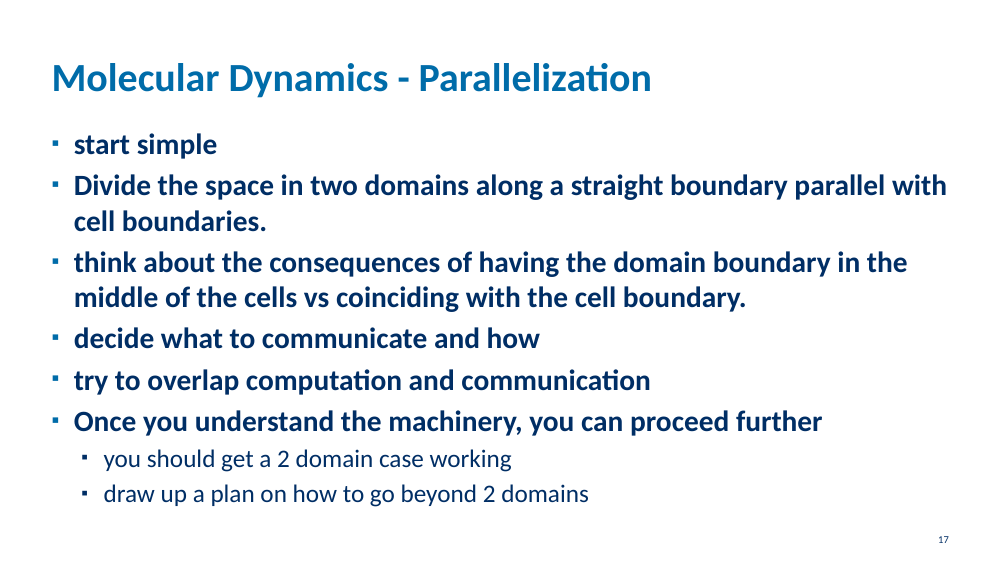
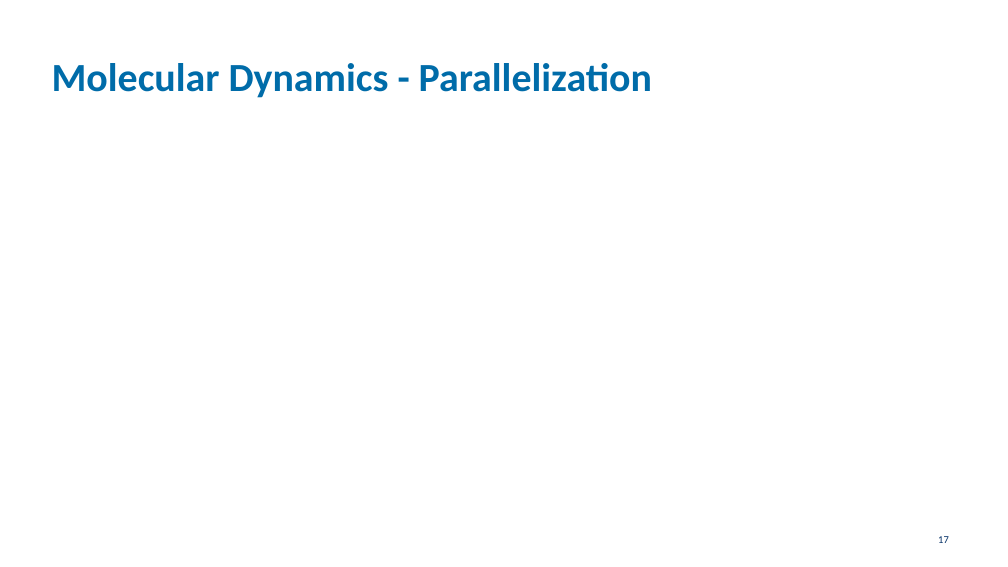
Before and after one commit to etijskens/pp, a slide deck: slide 17 of course-material/assignment-2021.pptx. Drawn at 1008x567 pixels with LibreOffice and Linux fonts; fonts in the diff are those of the drawing; grey boxes stand for pictures; background and template pictures are left out. Boxes give left, top, right and bottom in pixels: in the first picture for what was removed or moved away, otherwise in the second. Text is boxed around its words. In the diff, an @@ line names an element or a change of style, - is before the commit and + after.

```diff
--- a/course-material/assignment-2021.pptx
+++ b/course-material/assignment-2021.pptx
@@ text removed at (74,133,947,507) @@
-▪ start simple
-▪ Divide the space in two domains along a straight boundary parallel with cell boundaries.
-▪ think about the consequences of having the domain boundary in the middle of the cells vs coinciding with the cell boundary.
-▪ decide what to communicate and how
-▪ try to overlap computation and communication
-▪ Once you understand the machinery, you can proceed further
-  ▪ you should get a 2 domain case working
-  ▪ draw up a plan on how to go beyond 2 domains
```
Also in this commit, not shown: 3 other slides changed, 4 slides added, 1 other file.
